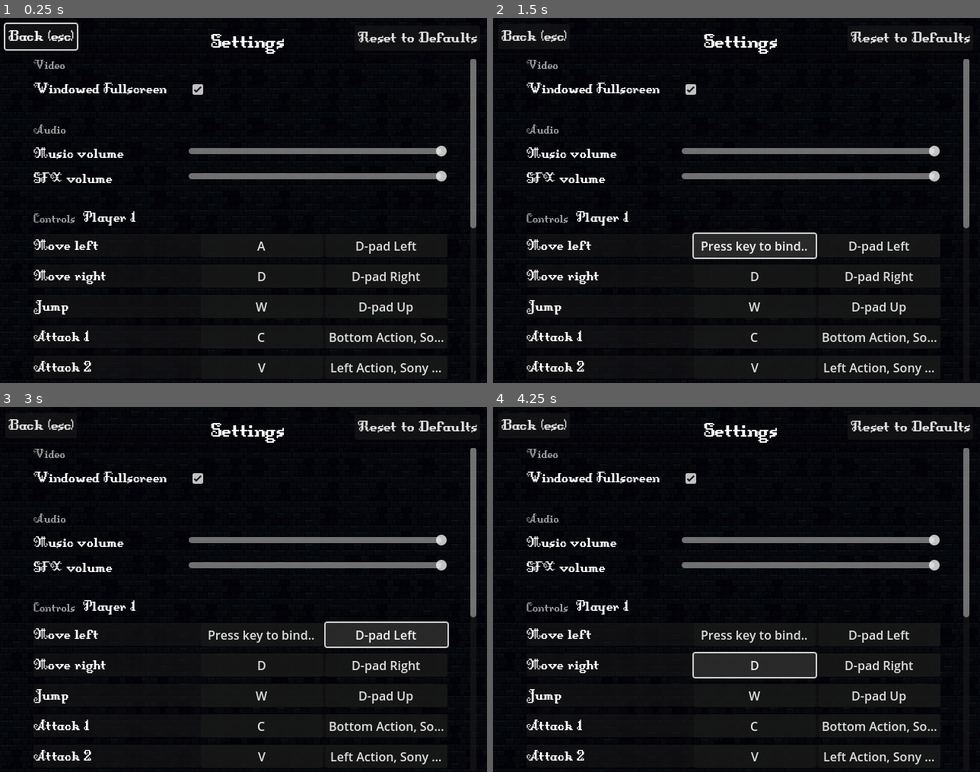
Above: before the commit, frames 1-4 (two rows, left to right).
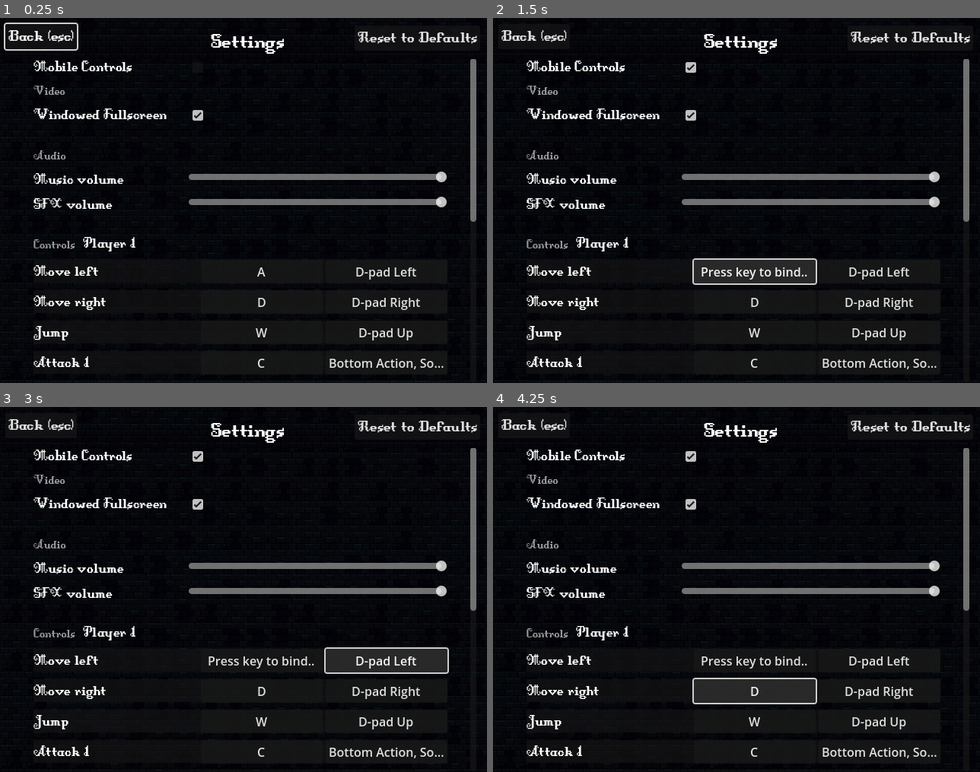
Above: after the commit, the same moments.

Repository: IzalithSky/fighting_game_template
Game: Godot game, scene res://scenes/ui/settings.tscn
Two runs of this game, one before a commit and one after it. Both use one fixed random seed, a clock stepped at 60 frames per second and the inputs below. This scene is started directly instead of the project's main scene.
Inputs (mouse positions are in pixels of both pictures, inside the frame that each line leads up to):
- Up to frame 1 (0.25 s): no input
- Up to frame 2 (1.5 s): click (692, 69) at 0.52 s; click "A" at 1.25 s
- Up to frame 3 (3 s): click "Press key to bind.." at 2 s; click "D-pad Left" at 2.75 s
- Up to frame 4 (4.25 s): click "D" at 3.5 s

The runs differ from the first frame. In frame 1, 7.3% of the frame differs, in the area x 6-98%, y 11-98%; in frame 2, 9.9%; in frame 3, 9.9%; in frame 4, 8.8%.

Commit message:
mobile controls settings

Diff:
--- a/scenes/ui/settings.tscn
+++ b/scenes/ui/settings.tscn
@@ -45,6 +45,21 @@
 layout_mode = 2
 size_flags_horizontal = 3
 theme_override_constants/separation = 10
+
+[node name="MobileContainer" type="HBoxContainer" parent="ScrollContainer/MarginContainer/SettingsContainer"]
+layout_mode = 2
+
+[node name="MobileLabel" type="Label" parent="ScrollContainer/MarginContainer/SettingsContainer/MobileContainer"]
+custom_minimum_size = Vector2(200, 0)
+layout_mode = 2
+theme_override_fonts/font = ExtResource("4_6ye7w")
+theme_override_font_sizes/font_size = 22
+text = "Mobile Controls"
+
+[node name="MobileCheckBox" type="CheckBox" parent="ScrollContainer/MarginContainer/SettingsContainer/MobileContainer"]
+layout_mode = 2
+theme_override_fonts/font = ExtResource("4_6ye7w")
+theme_override_font_sizes/font_size = 24
 
 [node name="VideoLabel" type="Label" parent="ScrollContainer/MarginContainer/SettingsContainer"]
 layout_mode = 2
@@ -215,6 +230,7 @@
 theme_override_font_sizes/font_size = 24
 text = "Reset to Defaults"
 
+[connection signal="toggled" from="ScrollContainer/MarginContainer/SettingsContainer/MobileContainer/MobileCheckBox" to="." method="on_mobile_check_box_toggled"]
 [connection signal="toggled" from="ScrollContainer/MarginContainer/SettingsContainer/FullscreenContainer/FullscreenCheckBox" to="." method="on_fullscreen_check_box_toggled"]
 [connection signal="value_changed" from="ScrollContainer/MarginContainer/SettingsContainer/MusicContainer/MusicSlider" to="." method="on_music_slider_value_changed"]
 [connection signal="value_changed" from="ScrollContainer/MarginContainer/SettingsContainer/SFXContainer/SFXSlider" to="." method="on_sfx_slider_value_changed"]
--- a/scripts/ui/config_handler.gd
+++ b/scripts/ui/config_handler.gd
@@ -1,6 +1,6 @@
 extends Node
 
-const SETTINGS_FILE_PATH = "user://settings.ini"
+const SETTINGS_FILE_PATH = "user://config.ini"
 var config = ConfigFile.new()
 var min_db = -80.0  # Minimum dB (mute)
 var max_db = 0.0    # Maximum dB (full volume)
@@ -18,6 +18,7 @@
 func _ready():
 	if !FileAccess.file_exists(SETTINGS_FILE_PATH):
 		config.set_value("video", "fullscreen", true)
+		config.set_value("video", "mobile_controls", false)
 		config.set_value("audio", "music_volume", 1.0)
 		config.set_value("audio", "sfx_volume", 1.0)
 		set_default_keybindings()
--- a/scripts/ui/settings.gd
+++ b/scripts/ui/settings.gd
@@ -4,6 +4,8 @@
 @onready var player1_action_list = $ScrollContainer/MarginContainer/SettingsContainer/P1ActionList
 @onready var player2_action_list = $ScrollContainer/MarginContainer/SettingsContainer/P2ActionList
 @onready var fullscreen_checkbox = $ScrollContainer/MarginContainer/SettingsContainer/FullscreenContainer/FullscreenCheckBox
+@onready var mobile_controls_checkbox = $ScrollContainer/MarginContainer/SettingsContainer/MobileContainer/MobileCheckBox
+
 @onready var music_volume_slider = $ScrollContainer/MarginContainer/SettingsContainer/MusicContainer/MusicSlider
 @onready var sfx_volume_slider = $ScrollContainer/MarginContainer/SettingsContainer/SFXContainer/SFXSlider
 
@@ -17,6 +19,7 @@
 func _ready():
 	back_button.grab_focus()
 	fullscreen_checkbox.button_pressed = ConfigHandler.load_settings("video").fullscreen
+	mobile_controls_checkbox.button_pressed = ConfigHandler.load_settings("video").mobile_controls
 	var audio_settings = ConfigHandler.load_settings("audio")
 	music_volume_slider.value = min(audio_settings.music_volume, 1.0) * 100
 	sfx_volume_slider.value = min(audio_settings.sfx_volume, 1.0) * 100
@@ -118,3 +121,7 @@
 func on_sfx_slider_value_changed(value: float) -> void:
 	ConfigHandler.save_setting("audio", "sfx_volume", sfx_volume_slider.value / 100)
 	ConfigHandler.apply_audio_settings()
+
+
+func on_mobile_check_box_toggled(toggled_on: bool) -> void:
+	ConfigHandler.save_setting("video", "mobile_controls", toggled_on)
--- a/scripts/world.gd
+++ b/scripts/world.gd
@@ -38,7 +38,7 @@
 	score.text = "0 : 0"
 
 	label_os.text = OS.get_name()
-	var is_mobile = OS.get_name() == "Android" or OS.get_name() == "iOS"
+	var is_mobile = ConfigHandler.load_settings("video").mobile_controls or OS.get_name() == "Android" or OS.get_name() == "iOS"
 	if is_mobile:
 		touch_controls.visible = true
 		touch_controls.set_process(true)
Not shown: 1 places in scenes/world.tscn that only renumber resources
